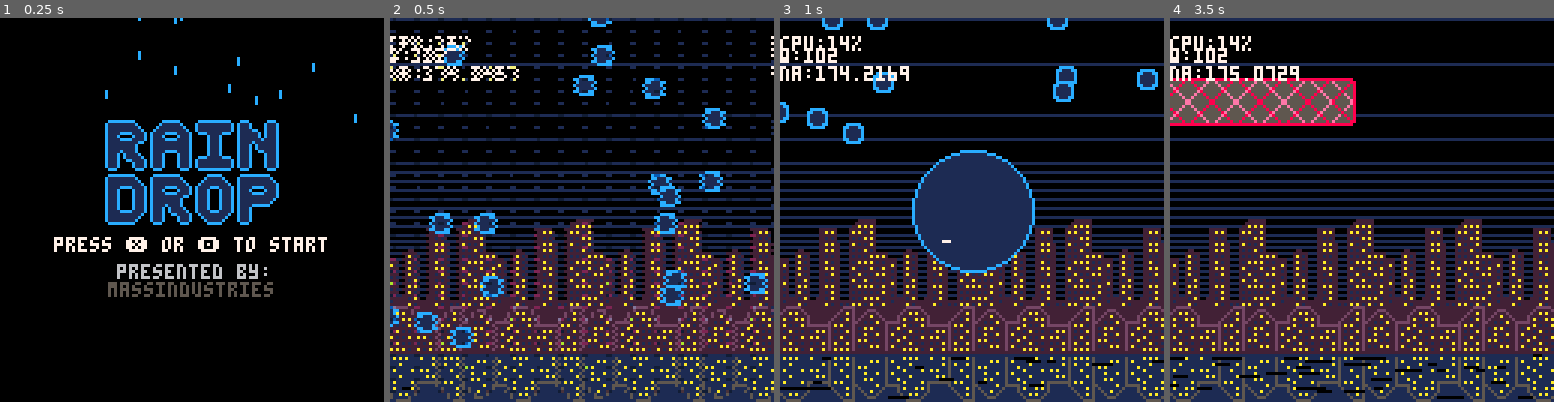
Above: before the commit, frames 1-4 (left to right).
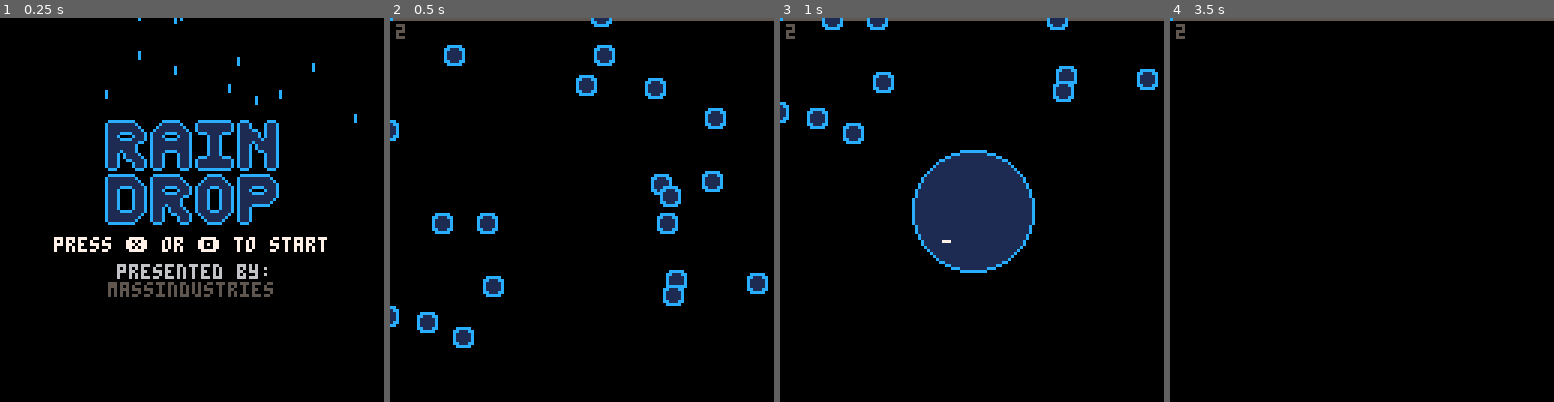
Above: after the commit, the same moments.

Repository: abemassry/rain-drop
Game: PICO-8 cartridge raindrop1.p8
Same seed, same stepped clock (60 frames per second), same inputs: the game is played once before the commit and once after it.
Inputs:
- Up to frame 1 (0.25 s): no input
- Up to frame 2 (0.5 s): tap X (X key) at 0.33 s
- Up to frame 3 (1 s): tap O (Z key) at 0.7 s
- Up to frame 4 (3.5 s): tap X (X key) at 1.07, 1.85, 2.97 s; hold Right 1.6-2.1 s; tap O (Z key) every 0.4 s from 1.7 to 3.3 s; hold Up 2.15-2.42 s; hold Right 2.47-3.03 s; hold Left from 3.08 s (still down)

Frame 1 is identical in both runs. In frame 2, 53% of the frame differs, in the area x 0-100%, y 0-100%; in frame 3, 48%; in frame 4, 57%.

Commit message:
ready for the next level

Diff:
--- a/raindrop1.p8
+++ b/raindrop1.p8
@@ -21,8 +21,11 @@
 	-- overlay_state 2 pause
 	-- overlay_state 3 end of level
 	pause_length = 5
-	negative_altitude = 174 -- default 0
+	negative_altitude = 0 -- default 0
 	-- remember to change weight as well back to 1 in one_up
+	score = 0
+	score_counter = 0
+	score_tabulate = 0
 	cloud_token = 0
 	girder_token = 0
 	drone_token = 0
@@ -196,12 +199,21 @@
 	huge_splash_particles+=1
 
 	if huge_splash_particles < 25 then
+		if (huge_splash_particles == 10) then
+			sfx(15)
+			sfx(16)
+		end
 		for op in all(one_up_particles) do
 			op:update()
 			op:draw()
 		end
-	elseif huge_splash_particles < 40 then
-		circfill(xinit, yinit, huge_splash_particles*3, 12)
+	elseif huge_splash_particles < 120 then
+		circfill(xinit, yinit, huge_splash_particles, 12)
+		circfill(xinit-50, yinit-50, huge_splash_particles, 12)
+		circfill(xinit+50, yinit-20, huge_splash_particles, 12)
+		circfill(xinit, yinit-100, huge_splash_particles, 12)
+		circfill(xinit-20, yinit-90, huge_splash_particles, 12)
+		circfill(xinit+20, yinit-90, huge_splash_particles, 12)
 	end
 
 	if huge_splash_particles > 40 then
@@ -576,6 +588,7 @@
 					self.y < osy_max) then
 				one_up.weight += self.weight
 				self.weight = 0
+				score+=1
 			end
 			self.last=self.last*-1
 
@@ -787,6 +800,35 @@
 
 end
 
+function draw_altitude_bar()
+	local multiplier = 127/175
+	local current_altitude = flr(negative_altitude * multiplier)
+	line(0, 0, 127, 0, 5)
+	for i=0,current_altitude do
+		pset(i, 0, 12)
+	end
+end
+
+function draw_score()
+	print(score, 2, 2, 5)
+end
+
+function draw_transition()
+	local multiplier = flr(score/100) * 2
+	if multiplier < 1 then
+		multiplier = 1
+	end
+	if score_tabulate == 0 then
+		score = score + one_up.weight
+		score_tabulate = 1
+	end
+	if score_counter < score then
+		score_counter+=multiplier
+		sfx(17)
+	end
+	print('score: '..score_counter, 40, 50, 7)
+end
+
 
 function _update()
 	if overlay_state == 0 then
@@ -895,6 +937,10 @@
 			end
 		end
 
+	if negative_altitude > 400 then
+		overlay_state = 4
+	end
+
 	elseif overlay_state == 2 then
 
 		pause_length-=1
@@ -923,7 +969,7 @@
 			draw_skyline(bg_height)
 
 			if negative_altitude > 175 then
-				if negative_altitude > 177 and negative_altitude < 300 then
+				if negative_altitude > 177 and negative_altitude < 400 then
 					negative_altitude*=1.005
 				end
 				draw_end_first_stage_bg(bg_height)
@@ -933,6 +979,14 @@
 		for c in all(clouds) do
 			c:draw()
 		end
+		-- above is background
+
+		-- hud
+		draw_score()
+		-- end hud
+
+		-- below is foreground
+		draw_altitude_bar()
 		one_up:draw()
 		if one_up_explode == 1 then
 			for op in all(one_up_particles) do
@@ -953,11 +1007,14 @@
 			d:draw()
 		end
 
-		print('cpu:'..flr(stat(1)*100)..'%', 0, 6, 7)
-		print('w:'..one_up.weight, 0, 10, 7)
-		print('na:'..negative_altitude, 0, 16, 7)
+		-- print('cpu:'..flr(stat(1)*100)..'%', 0, 6, 7)
+		-- print('w:'..one_up.weight, 0, 10, 7)
+		-- print('na:'..negative_altitude, 0, 16, 7)
 	elseif overlay_state == 3 then
 		cls()
+	elseif overlay_state == 4 then
+		cls()
+		draw_transition()
 	end
 end
 __gfx__
Not shown, changed: the music (__music__) section of raindrop1.p8
Not shown, changed: the sound effects (__sfx__) section of raindrop1.p8
Not shown, changed: todo.txt
